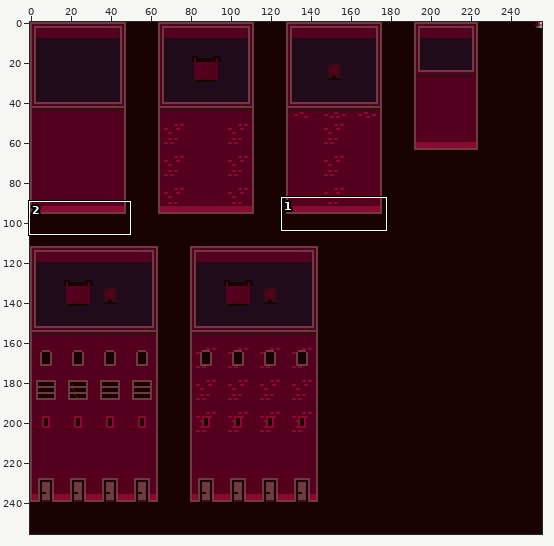
Sprite sheet -- assets/tiles/buildings.png. The picture above shows the old version from afar; the outline marks the close-up.
Close-up. Before:
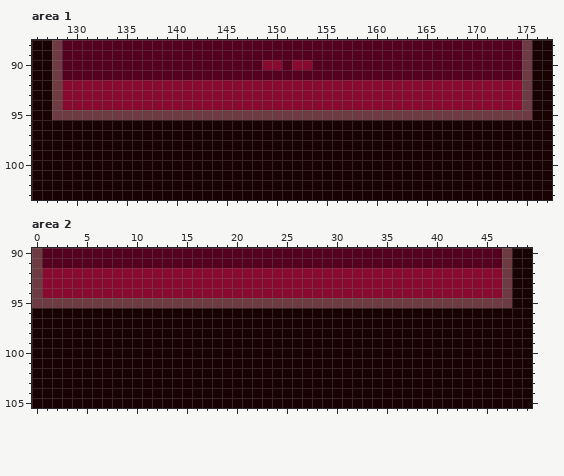
The file is 256x256 pixels. Shown: area 1: x 126..177, y 88..103; area 2: x 0..49, y 90..105. The commit also changed other parts of the picture, which this record leaves out.
After the commit:
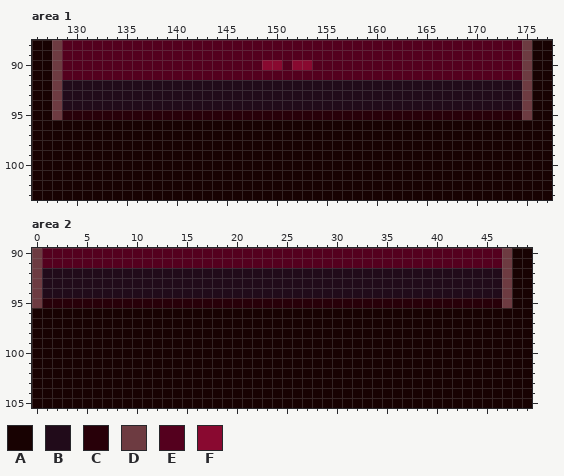
Palette (. is transparent): A #180202  B #210b1a  C #280009  D #6d3b41  E #54001e  F #890930
The edit:
Area 1:
Colour F becomes colour B in rows 92 to 94 at x 129 to 174.
Colour D becomes colour C in row 95 at x 129 to 174.
Area 2:
Colour F becomes colour B in rows 92 to 94 at x 1 to 46.
Colour D becomes colour C in row 95 at x 1 to 46.
